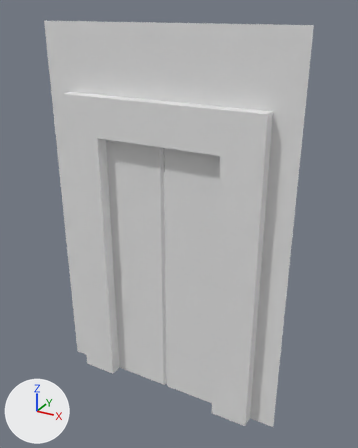
An edit to the FBX model Assets/art/models/liftDoor.fbx, drawn before and after from the same camera.
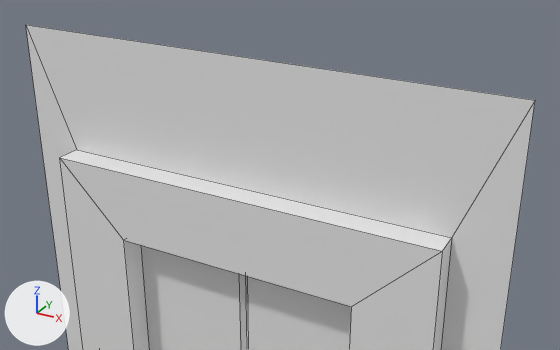
Old and new are each drawn whole from a camera (50 mm lens) standing at (1.78, -2.99, 3.1) and looking at (0.11, 0.05, 1.57) and again close up from a camera (50 mm lens) standing at (1.39, -2.22, 3.7) and looking at (0.18, -0.03, 2.6). The axes (+X, +Y, +Z) are drawn at lower left. The lights are the same throughout. The close-ups show mesh edges as thin lines. Where no turn or scale is listed for an object, it has been applied to the vertices.
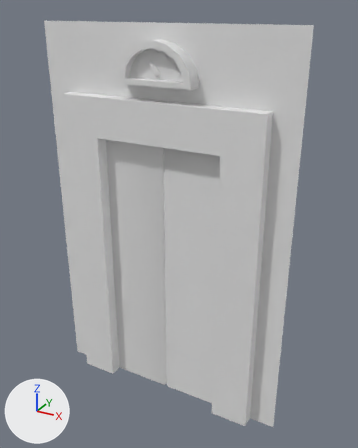
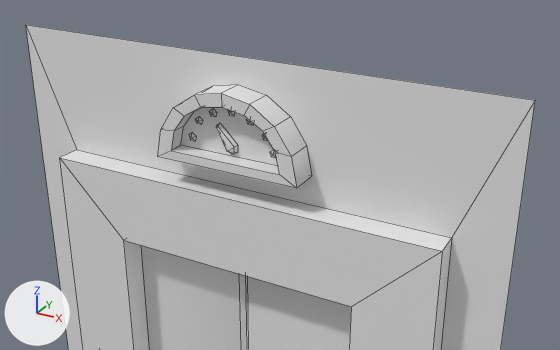
Boxes [x1, y1, x2, y2] around the edits, measured in the close-ups (560 x 350 px):
part 1 of me_cube, added: after [158, 85, 312, 188]

What the commit changed:
me_cube is used by ob_cube; location (-1.0, 0.0, 0.0).
me_cube had 26 vertices, 16 faces and spanned x 0.0..2.0, y -0.1..0.02, z 0.0..3.0.
me_cube now has 116 vertices, 87 faces and spans x 0.0..2.0, y -0.11..0.02, z 0.0..3.0.
Part 1, on me_cube:
72 vertices are added at x 0.71..1.29, y -0.11..-0.05, z 2.61..2.9.
9 new vertices lie (0.0, 0.11, 0.0) away from vertices in x 0.71..1.29, y -0.11, z 2.61..2.9.
9 new vertices lie (0.0, 0.06, 0.0) away from vertices in x 0.77..1.23, y -0.11, z 2.65..2.85.
71 new faces join them.
me_cube part 2: the surface is now shaded smooth.
